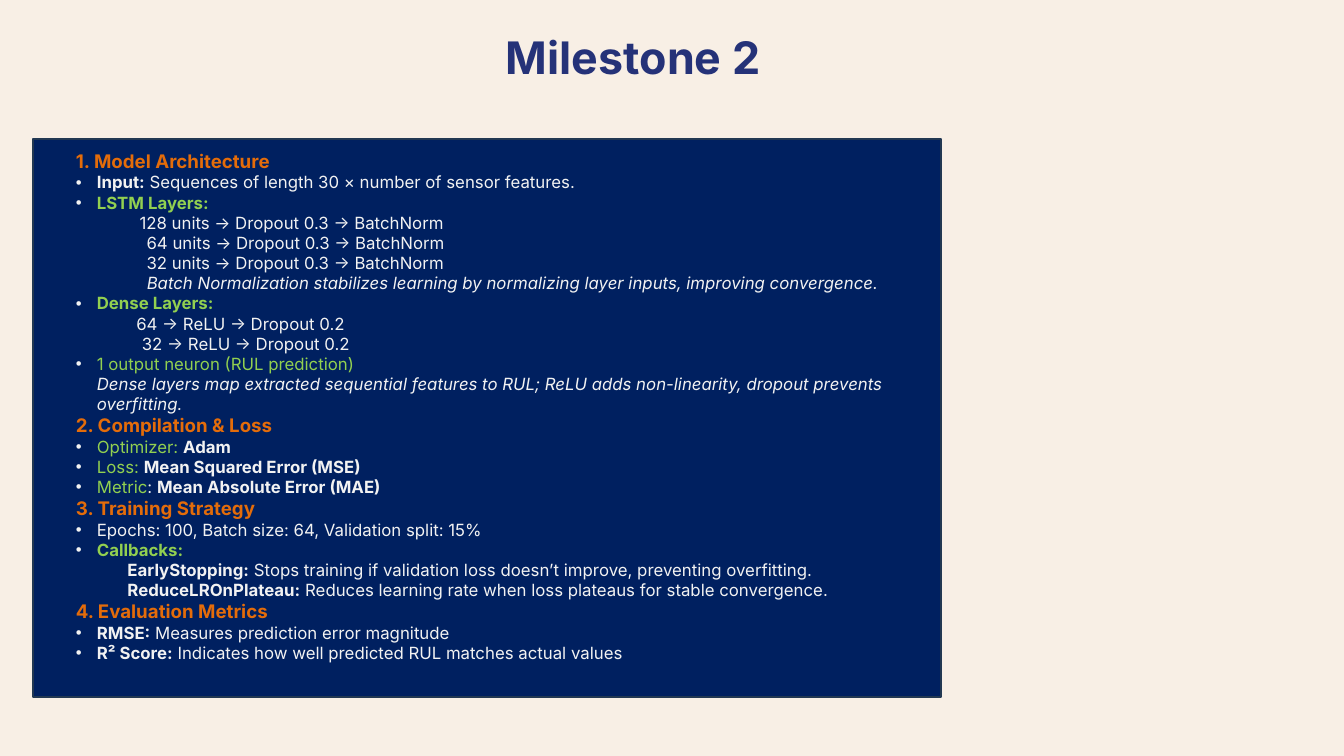
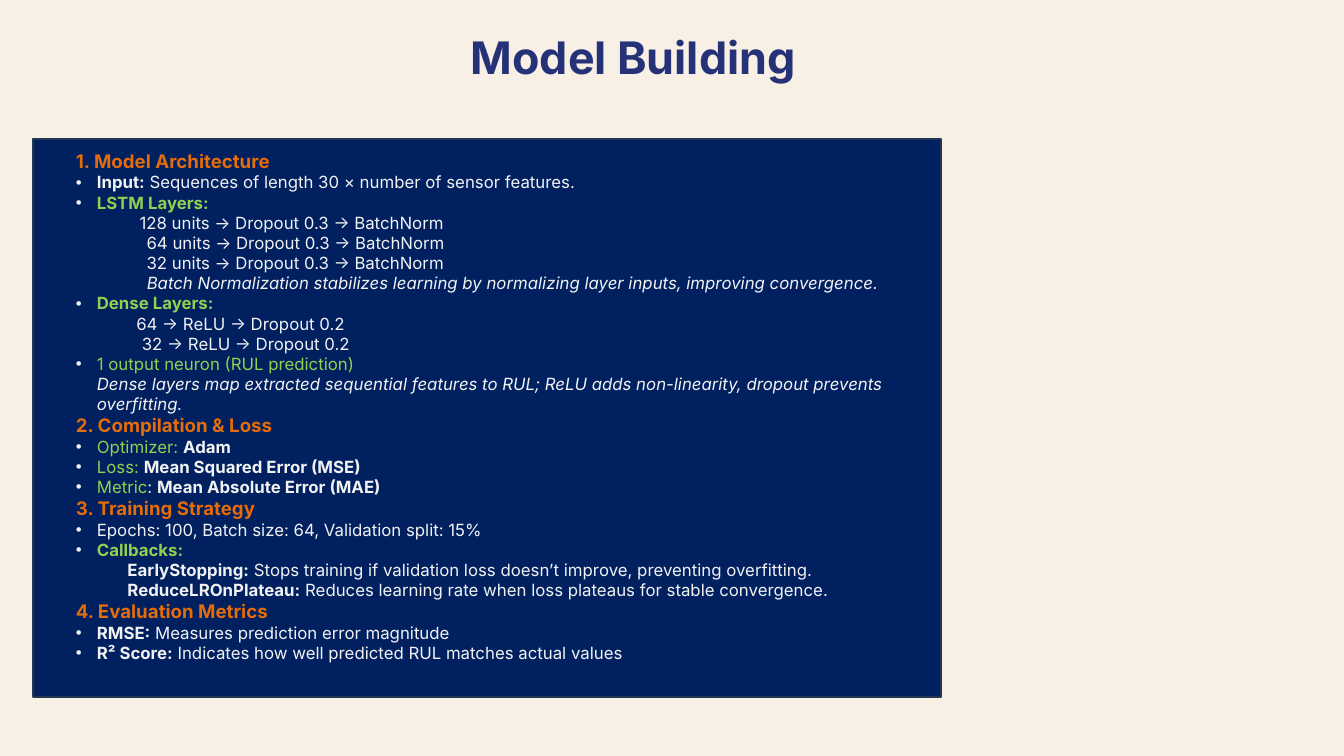
Before and after one commit to PrognosAI-INF-SB/Chivukula-Sai-Rithivik, a slide deck: slide 6 of final_drafts/final_ppt.pptx (slide 5 before the commit). Drawn at 1344x756 pixels with LibreOffice and Linux fonts; fonts in the diff are those of the drawing. Boxes give left, top, right and bottom in pixels: in the first picture for what was removed or moved away, otherwise in the second. Text is boxed around its words. In the diff, an @@ line names an element or a change of style, - is before the commit and + after.

```diff
--- a/final_drafts/final_ppt.pptx
+++ b/final_drafts/final_ppt.pptx
@@ text at [471,39,795,84]: text changed @@
-Milestone 2
+Model Building
```
Also in this commit, not shown: 6 other slides changed, 3 slides added.
